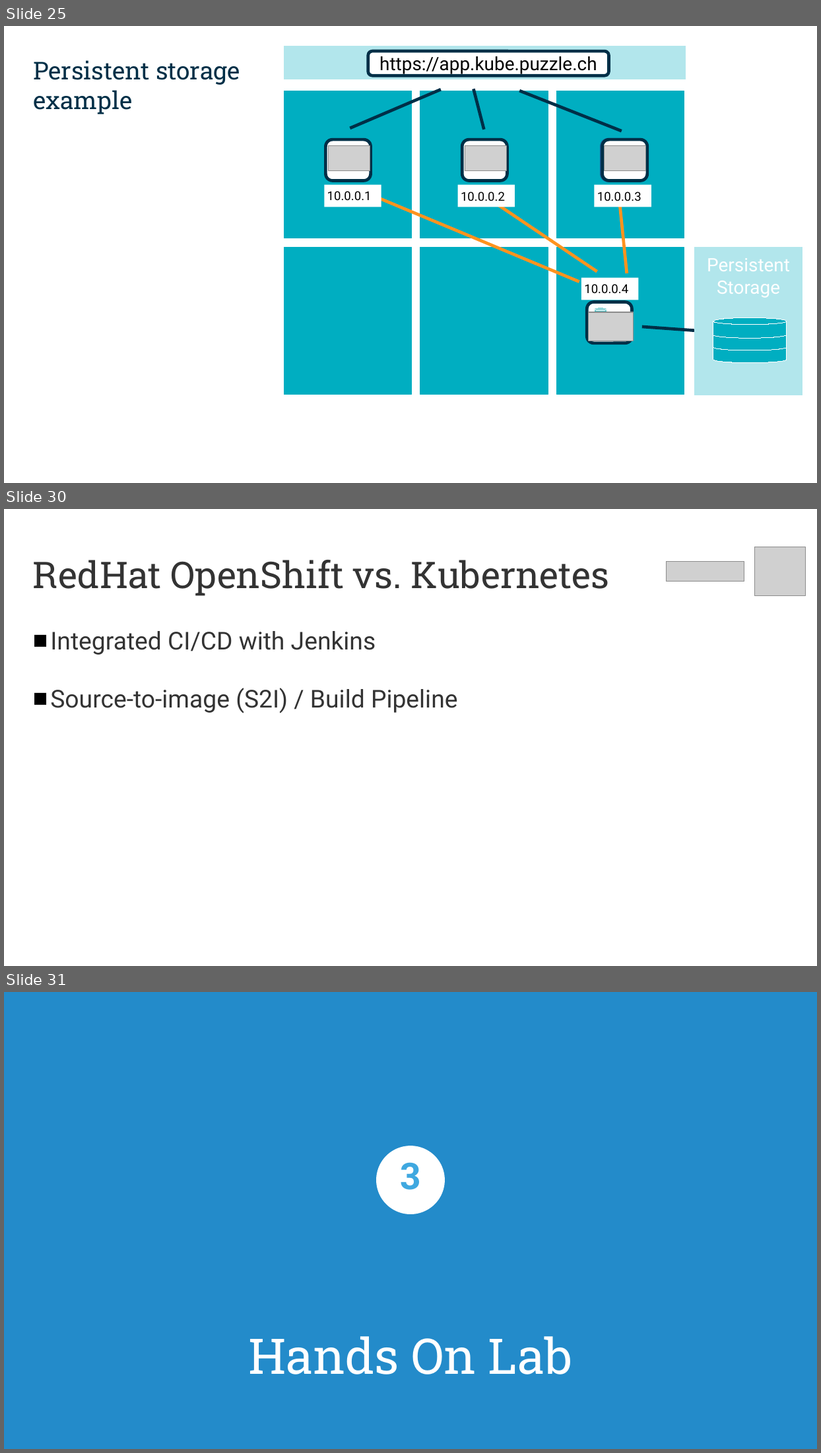
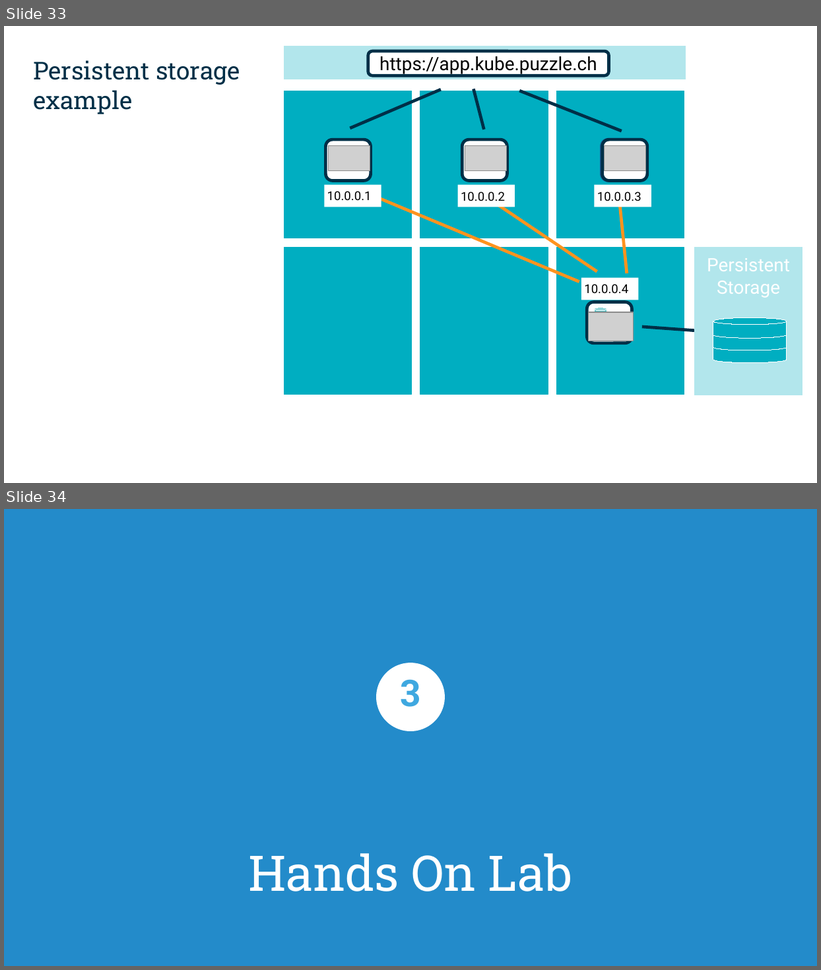
Before and after one commit to puzzle/kubernetes-techlab, a slide deck: presentation/introduction.odp. Shown one above the other, each under a label of ours: slides 25, 30 and 31 before the commit, slides 33 and 34 after it; the slides between them are not shown. The pictures are 821x1453 and 821x970 pixels, drawn with LibreOffice and Linux fonts; fonts in the diff are those of the drawing; grey boxes stand for pictures; background and template pictures are left out. Boxes give left, top, right and bottom in pixels: in the first picture for what was removed or moved away, otherwise in the second. Text is boxed around its words. In the diff, an @@ line names an element or a change of style, - is before the commit and + after.

```diff
--- a/presentation/introduction.odp
+++ b/presentation/introduction.odp
@@ slide 30 removed at (4,509,817,966), background #FFFFFF @@
@@ picture removed at (755,547,806,596) @@
@@ title removed at (33,560,610,596) @@
-RedHat OpenShift vs. Kubernetes
@@ picture removed at (667,561,745,582) @@
@@ text removed at (50,631,458,714) @@
-■ Integrated CI/CD with Jenkins
-■ Source-to-image (S2I) / Build Pipeline
@@ what was slide 25 is now slide 33 @@
@@ what was slide 31 is now slide 34 @@
```
Also in this commit, not shown: 5 slides changed, 10 slides added, 11 other slides removed, 2 other files.
